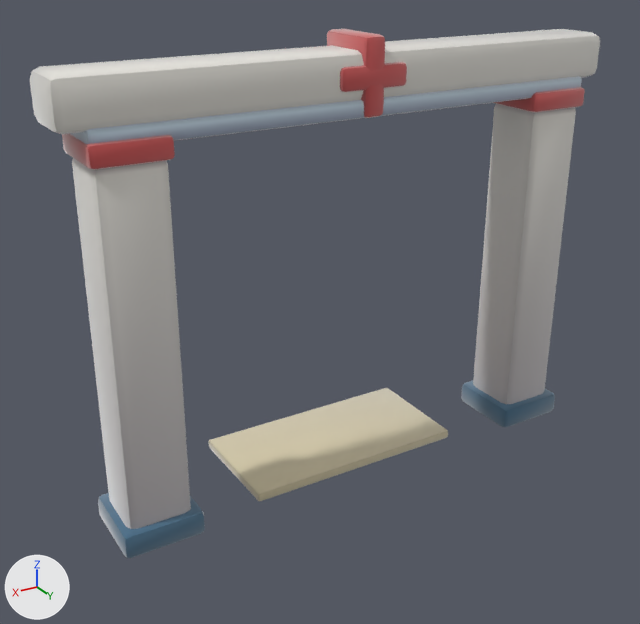
One commit to the glTF model assets/models/gates/e0a420b0.glb: the scene before it, then after it.
Before and after are seen from a 50 mm lens placed at (4.48, 6.86, 5.24), pointed at (0.19, -0.29, 1.67). The axes (+X, +Y, +Z) are drawn at lower left. The lights are the same throughout. The older version comes first. Vertices at exactly the same position are counted once.

Objects in the first picture: 'gate_e0a420b0'.
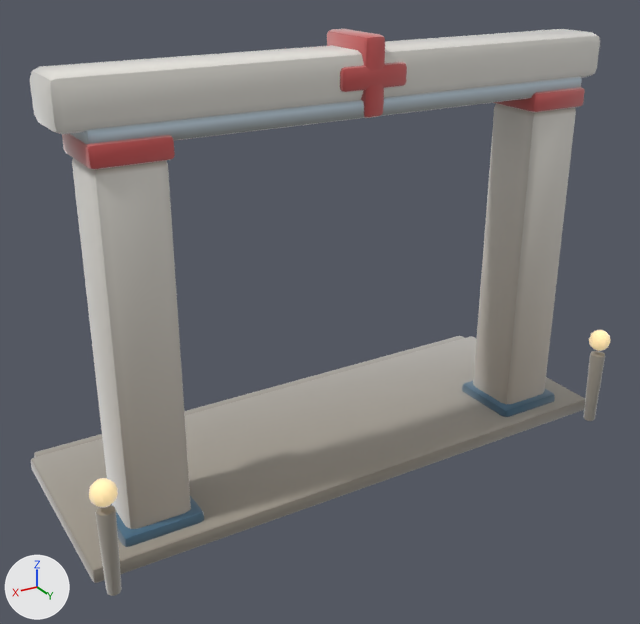
What changed in the scene script:
```text
Add mat_clay__ffe2a8_0_95__ffe2a8:
    mat_clay__ffe2a8_0_95__ffe2a8 = bpy.data.materials.new('clay_#FFE2A8_0.95_#FFE2A8')
    # nodes: BsdfPrincipled, Mix, OutputMaterial, VertexColor
    # colours: beige #bca67a, beige #ffe2a8, mixed with the vertex colours
Add mat_clay__9e978a_0_93:
    mat_clay__9e978a_0_93 = bpy.data.materials.new('clay_#9E978A_0.93_-')
    # nodes: BsdfPrincipled, Mix, OutputMaterial, VertexColor
    # colours: grey #9e978a, mixed with the vertex colours
Add mat_clay__b9b2a2_0_93:
    mat_clay__b9b2a2_0_93 = bpy.data.materials.new('clay_#B9B2A2_0.93_-')
    # nodes: BsdfPrincipled, Mix, OutputMaterial, VertexColor
    # colours: grey #b9b2a2, mixed with the vertex colours
Change me_gate_e0a420b0:
    used by ob_gate_e0a420b0; location = (0.0, 0.0, 0.0)
    remove me_gate_e0a420b0.from_pydata(...)  # 952 vertices, 1836 faces; spans x -2.82..2.82, y -0.99..0.41, z -0.01..4.42
    add me_gate_e0a420b0.from_pydata(...)  # 1452 vertices, 2808 faces; spans x -2.99..2.99, y -1.71..0.83, z -0.01..4.42
    me_gate_e0a420b0 part 1: the loose piece of 56 vertices spanning x -2.57..2.57, y -0.31..0.31, z 3.72..3.88 is copied, and the copy is multiplied about its middle by the matrix ((1.137, -0.003, -0.016), (0.0, 0.534, -0.007), (0.0, -0.002, 0.738)), then moved by (0.0, -1.54, -3.74), in mat_clay__9e978a_0_93; it spans x -2.92..2.92, y -1.71..-1.37, z 0.0..0.12
    me_gate_e0a420b0 part 2: a new loose piece, a UV sphere (10 segments, 6 rings, poles along z) spanning x 2.74..2.98, y 0.6..0.83, z 0.9..1.14, in mat_clay__ffe2a8_0_95__ffe2a8
    me_gate_e0a420b0 part 3: a new loose piece of 114 vertices spanning x -2.95..-2.78, y 0.63..0.8, z 0.0..0.86, in mat_clay__9e978a_0_93
    me_gate_e0a420b0 part 4: a new loose piece of 114 vertices spanning x 2.78..2.94, y 0.63..0.8, z 0.0..0.86, in mat_clay__9e978a_0_93
    me_gate_e0a420b0 part 5: a new loose piece of 56 vertices spanning x -2.99..2.99, y -1.55..0.55, z 0.0..0.16, in mat_clay__9e978a_0_93
    me_gate_e0a420b0 part 6: a new loose piece of 52 vertices spanning x -2.98..-2.75, y 0.6..0.83, z 0.9..1.14, in mat_clay__ffe2a8_0_95__ffe2a8
    me_gate_e0a420b0 part 7: 1797 kept faces spanning x -2.82..2.82, y -0.99..0.41, z -0.01..4.41 get new vertex colours
    other edits to the shape of me_gate_e0a420b0 do not show in these pictures
    add me_gate_e0a420b0.materials.append(mat_clay__9e978a_0_93)
    add me_gate_e0a420b0.materials.append(mat_clay__b9b2a2_0_93)
    add me_gate_e0a420b0.materials.append(mat_clay__ffe2a8_0_95__ffe2a8)
```

Pixel boxes (x1, y1, x2, y2) of what changed, in the pictures (640 x 624 px):
'gate_e0a420b0', reshaped (7% taller)
    before: (30, 29, 600, 558)
    after: (30, 29, 611, 596)
part 1 of me_gate_e0a420b0, added (mostly hidden)
    after: (34, 336, 464, 457)
part 2 of me_gate_e0a420b0, added (beige)
    after: (89, 478, 118, 508)
part 3 of me_gate_e0a420b0, added
    after: (583, 351, 605, 421)
part 4 of me_gate_e0a420b0, added
    after: (95, 505, 122, 596)
part 5 of me_gate_e0a420b0, added
    after: (31, 336, 585, 583)
part 6 of me_gate_e0a420b0, added
    after: (589, 330, 611, 351)
part 7 of me_gate_e0a420b0, edited (looks the same)
    both: (30, 31, 600, 547)
